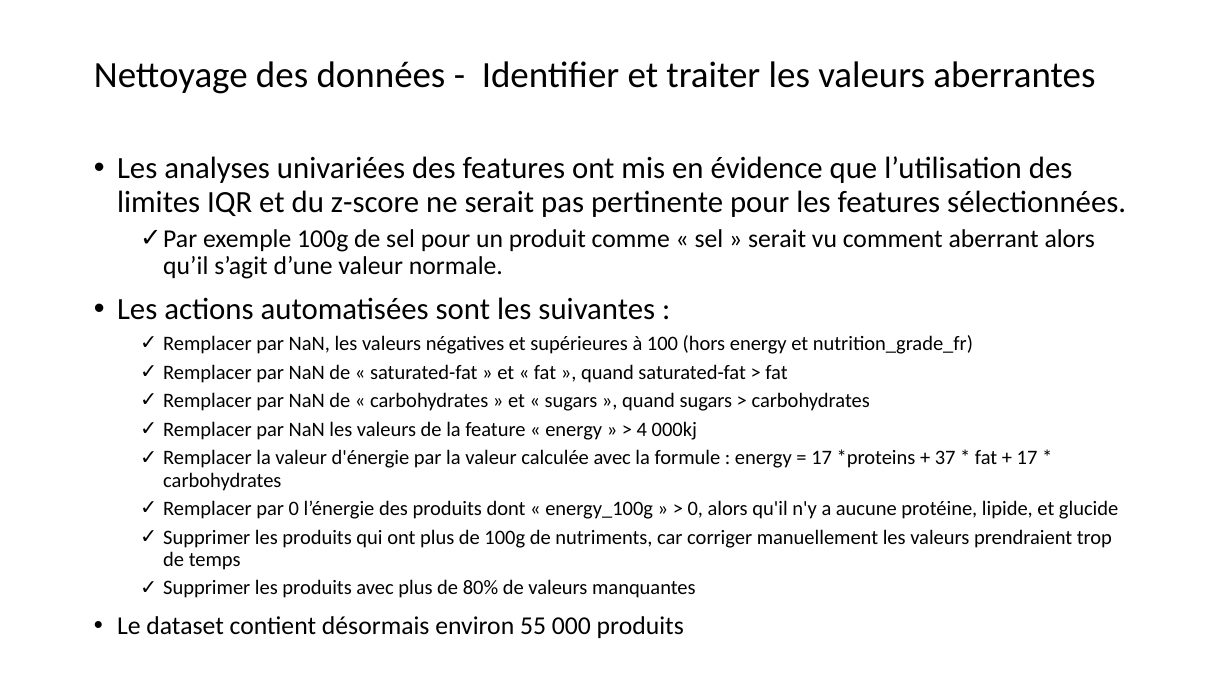
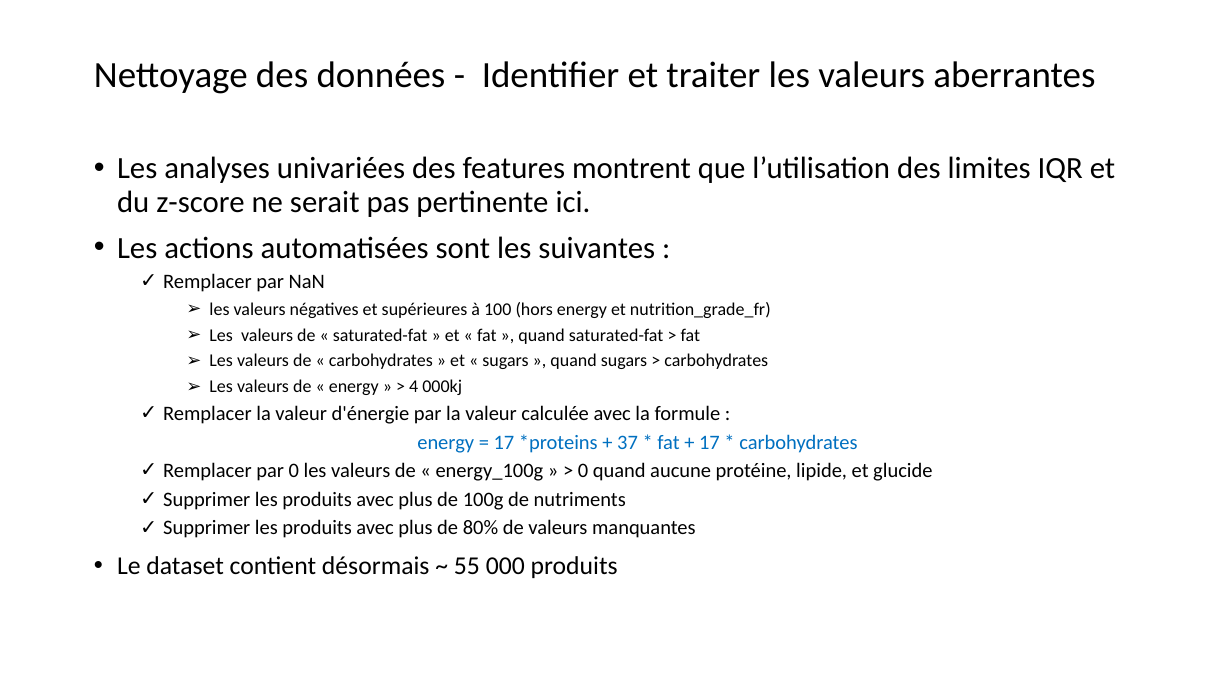
Before and after one commit to ludovic-source/Data_scientist_formation, a slide deck: slide 4 of projet_3/Chimier_Ludovic_1_presentation_092024.pptx. Drawn at 1232x693 pixels with LibreOffice and Linux fonts; fonts in the diff are those of the drawing. Boxes give left, top, right and bottom in pixels: in the first picture for what was removed or moved away, otherwise in the second. Text is boxed around its words. In the diff, an @@ line names an element or a change of style, - is before the commit and + after.

```diff
--- a/projet_3/Chimier_Ludovic_1_presentation_092024.pptx
+++ b/projet_3/Chimier_Ludovic_1_presentation_092024.pptx
@@ text at (117,156,1115,217): text changed @@
-• Les analyses univariées des features ont mis en évidence que l’utilisation des limites IQR et du z-score ne serait pas pertinente pour les features sélectionnées.
-  ✓ Par exemple 100g de sel pour un produit comme « sel » serait vu comment aberrant alors qu’il s’agit d’une valeur normale.
+• Les analyses univariées des features montrent que l’utilisation des limites IQR et du z-score ne serait pas pertinente ici.
@@ text at (163,273,932,510): text changed @@
-  ✓ Remplacer par NaN, les valeurs négatives et supérieures à 100 (hors energy et nutrition_grade_fr)
-  ✓ Remplacer par NaN de « saturated-fat » et « fat », quand saturated-fat > fat
-  ✓ Remplacer par NaN de « carbohydrates » et « sugars », quand sugars > carbohydrates
-  ✓ Remplacer par NaN les valeurs de la feature « energy » > 4 000kj
-  ✓ Remplacer la valeur d'énergie par la valeur calculée avec la formule : energy = 17 *proteins + 37 * fat + 17 * carbohydrates
-  ✓ Remplacer par 0 l’énergie des produits dont « energy_100g » > 0, alors qu'il n'y a aucune protéine, lipide, et glucide
-  ✓ Supprimer les produits qui ont plus de 100g de nutriments, car corriger manuellement les valeurs prendraient trop de temps
+  ✓ Remplacer par NaN
+    ➢ les valeurs négatives et supérieures à 100 (hors energy et nutrition_grade_fr)
+    ➢ Les valeurs de « saturated-fat » et « fat », quand saturated-fat > fat
+    ➢ Les valeurs de « carbohydrates » et « sugars », quand sugars > carbohydrates
+    ➢ Les valeurs de « energy » > 4 000kj
+  ✓ Remplacer la valeur d'énergie par la valeur calculée avec la formule :
+  energy = 17 *proteins + 37 * fat + 17 * carbohydrates
+  ✓ Remplacer par 0 les valeurs de « energy_100g » > 0 quand aucune protéine, lipide, et glucide
+  ✓ Supprimer les produits avec plus de 100g de nutriments
@@ text at (117,556,618,578): text changed @@
-• Le dataset contient désormais environ 55 000 produits
+• Le dataset contient désormais ~ 55 000 produits
```
Also in this commit, not shown: 9 other slides changed.
